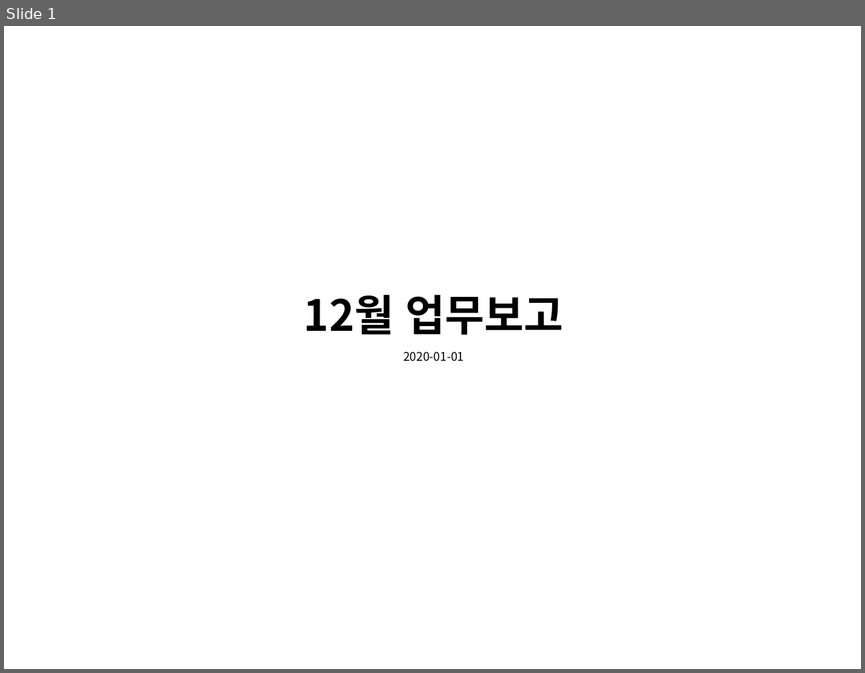
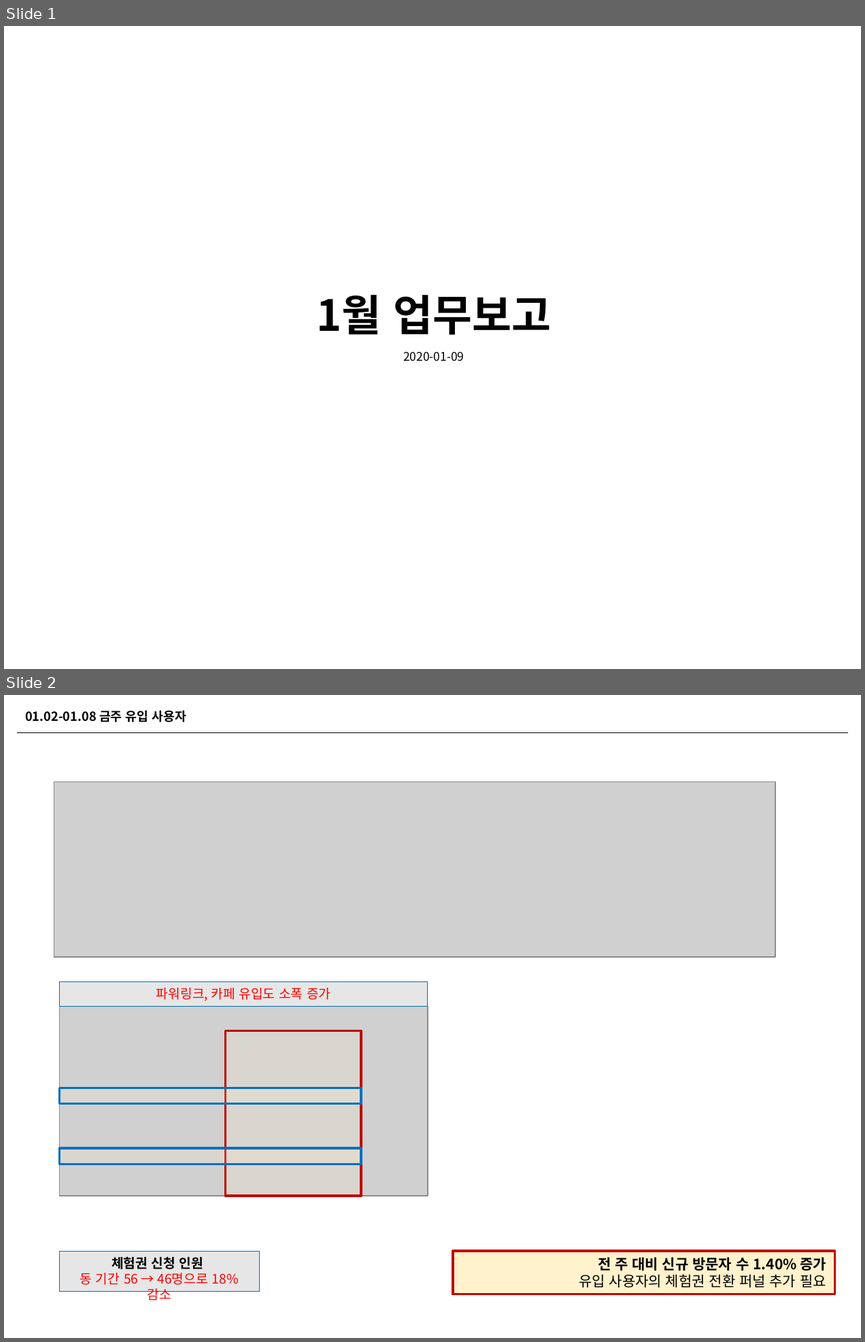
Before and after one commit to naxvinci/marketing, a slide deck: 업무보고0108.pptx. Shown one above the other, each under a label of ours: slide 1 before the commit, slides 1 and 2 after it. The pictures are 865x673 and 865x1342 pixels, drawn with LibreOffice and Linux fonts; fonts in the diff are those of the drawing; grey boxes stand for pictures. Boxes give left, top, right and bottom in pixels: in the first picture for what was removed or moved away, otherwise in the second. Text is boxed around its words. In the diff, an @@ line names an element or a change of style, - is before the commit and + after.

```diff
--- a/업무보고0108.pptx
+++ b/업무보고0108.pptx
@@ slide 2 added at (x1=4, y1=695, x2=861, y2=1338), background #FFFFFF @@
@@ text added at (x1=25, y1=710, x2=186, y2=722), 10.5 pt, text #000000, bold @@
+01.02-01.08 금주 유입 사용자
@@ line added from (17, 732) to (848, 732), #000000 0.5 pt @@
@@ picture added at (x1=54, y1=781, x2=775, y2=956) @@
@@ rectangle added at (x1=60, y1=981, x2=428, y2=1006), fill #E7E6E6, outline #0070C0 0.75 pt, 11 pt, text #FF0000 @@
+파워링크, 카페 유입도 소폭 증가
@@ picture added at (x1=60, y1=1006, x2=428, y2=1195) @@
@@ rectangle added at (x1=225, y1=1031, x2=360, y2=1196), fill #FFF2CC at 20% opacity, outline #C00000 2 pt @@
@@ rectangle added at (x1=60, y1=1087, x2=361, y2=1103), fill #FFF2CC at 20% opacity, outline #0070C0 2 pt @@
@@ rectangle added at (x1=60, y1=1149, x2=361, y2=1164), fill #FFF2CC at 20% opacity, outline #0070C0 2 pt @@
@@ rectangle added at (x1=60, y1=1251, x2=259, y2=1291), fill #E7E6E6, outline #0070C0 0.75 pt, 11 pt, text #FF0000 @@
+체험권 신청 인원
+동 기간 56 → 46명으로 18% 감소
@@ rectangle added at (x1=453, y1=1251, x2=835, y2=1294), fill #FFF2CC, outline #C00000 2 pt, 12 pt, text #000000, bold @@
+전 주 대비 신규 방문자 수 1.40% 증가
+유입 사용자의 체험권 전환 퍼널 추가 필요
@@ slide 1 changed as well @@
@@ text at (x1=317, y1=295, x2=551, y2=335): text changed @@
-12월 업무보고
+1월 업무보고
@@ text at (x1=403, y1=352, x2=464, y2=361): text changed @@
-2020-01-01
+2020-01-09
```
Also in this commit, not shown: 5 other slides changed, 5 other slides added, 8 slides removed, 2 other files.
